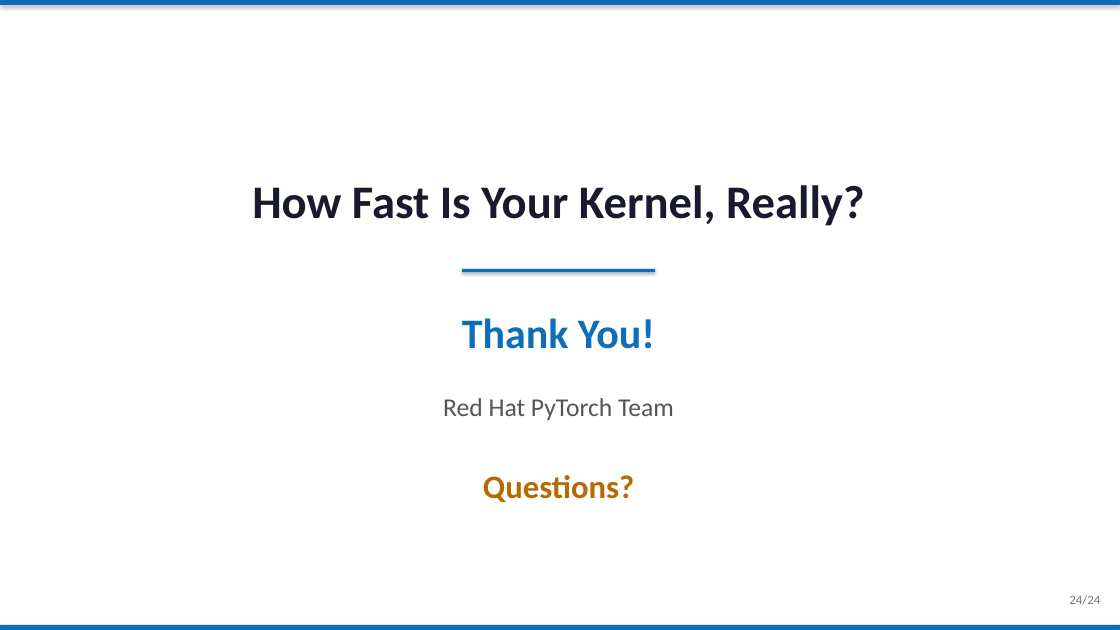
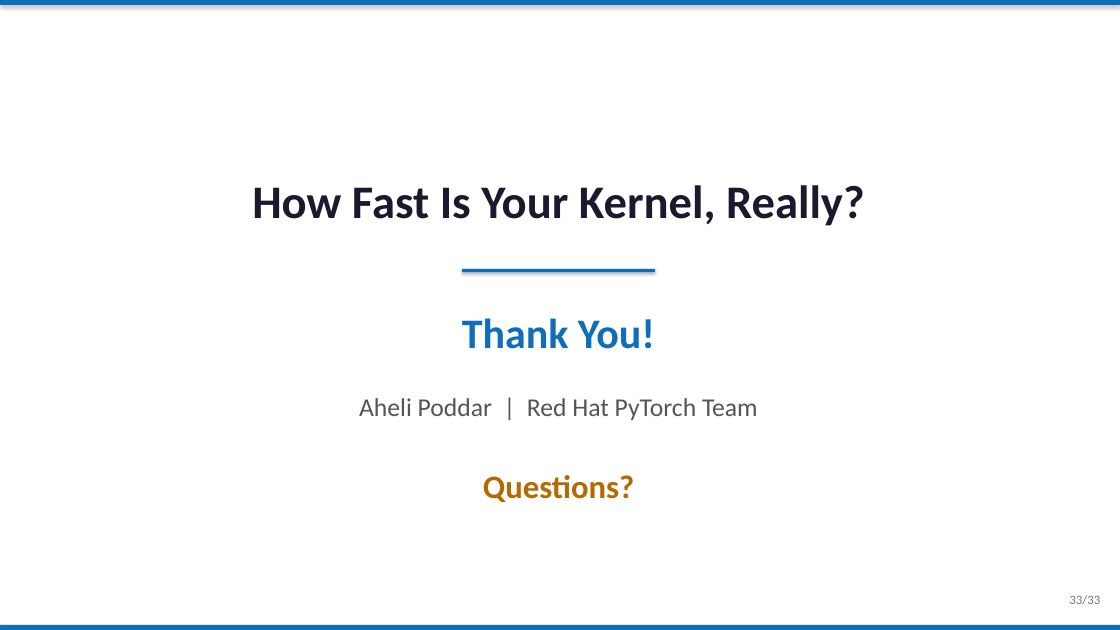
Before and after one commit to XAheli/torch-profiler, a slide deck: slide 33 of slides.pptx (slide 24 before the commit). Drawn at 1120x630 pixels with LibreOffice and Linux fonts; fonts in the diff are those of the drawing. Boxes give left, top, right and bottom in pixels: in the first picture for what was removed or moved away, otherwise in the second. Text is boxed around its words. In the diff, an @@ line names an element or a change of style, - is before the commit and + after.

```diff
--- a/slides.pptx
+++ b/slides.pptx
@@ text at box(359, 398, 758, 420): text changed @@
-Red Hat PyTorch Team
+Aheli Poddar | Red Hat PyTorch Team
@@ text at box(1069, 595, 1100, 605): text changed @@
-24/24
+33/33
```
Also in this commit, not shown: 23 other slides changed, 9 slides added, 1 other file.
